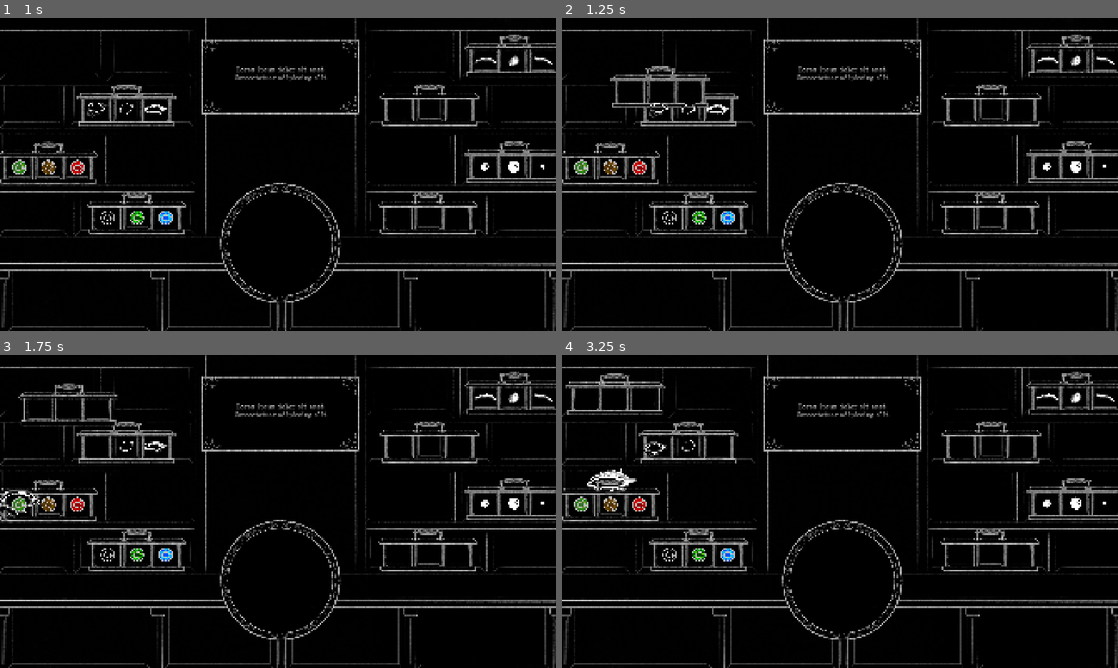
Above: before the commit, frames 1-4 (two rows, left to right).
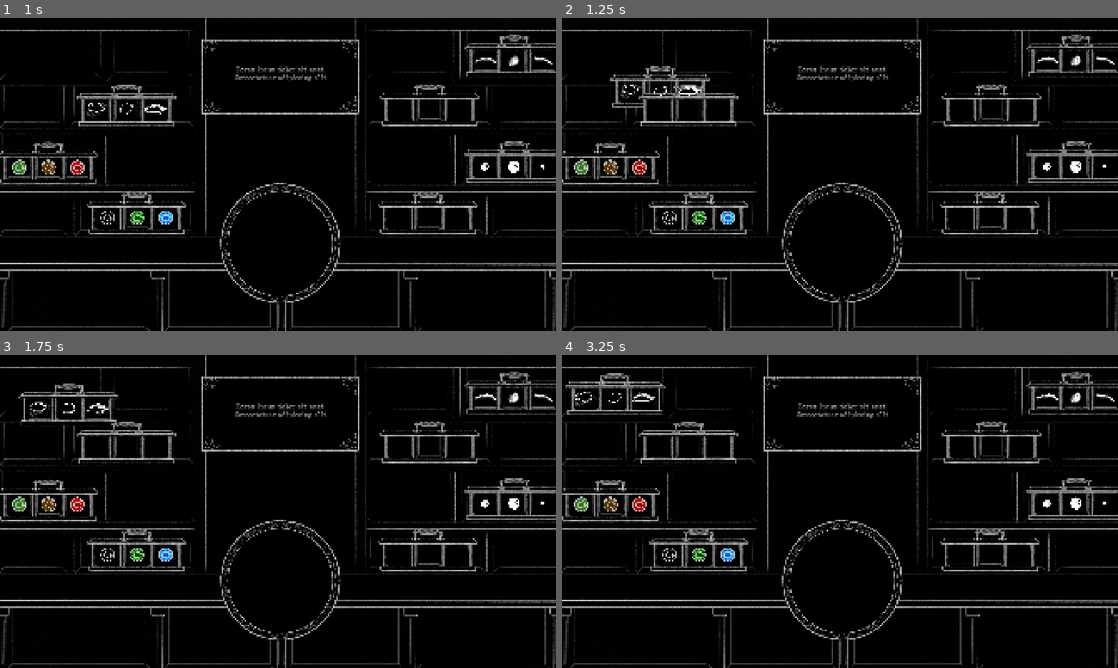
Above: after the commit, the same moments.

Repository: MarkusSecundus/Gamestudies-Experiment
Game: Godot game, scene res://scenes/MainScene.tscn
The game is run twice, just before and just after one commit, with the same random seed, the same clock (stepped at 60 frames per second) and the same inputs. Sound files missing from this copy of the repository are replaced by a short silence.
Inputs (mouse positions are in pixels of both pictures, inside the frame that each line leads up to):
- Up to frame 1 (1 s): drag from (50, 36) to (127, 86) at 0.52 s
- Up to frame 2 (1.25 s): no input
- Up to frame 3 (1.75 s): drag from (100, 445) to (16, 505) at 1.27 s
- Up to frame 4 (3.25 s): move the mouse to (689, 445) at 2.02 s; click (689, 445) at 2.17 s; drag from (717, 445) to (612, 480) at 2.77 s

Frame 1 is identical in both runs. In frame 2, 1.4% of the frame differs, in the area x 9-32%, y 15-35%; in frame 3, 1.3%; in frame 4, 0.7%.

Commit message:
eye creation WIP

Diff:
--- a/prefabs/eye_holder.tscn
+++ b/prefabs/eye_holder.tscn
@@ -1,7 +1,7 @@
 [gd_scene load_steps=6 format=3 uid="uid://dieqi7fura551"]
 
 [ext_resource type="Texture2D" uid="uid://5u4p88silywj" path="res://art/shop/eye_holder/eye_holder_main.png" id="1_vac4u"]
-[ext_resource type="Script" uid="uid://cx74eh3pn5vri" path="res://scripts/EyeHolder.gd" id="1_xfwt3"]
+[ext_resource type="Script" uid="uid://cx74eh3pn5vri" path="res://scripts/EyeCabinet.gd" id="1_xfwt3"]
 [ext_resource type="Texture2D" uid="uid://bjiuj3dlrodj4" path="res://art/shop/eye_holder/eye_holder_handle.png" id="2_xfwt3"]
 [ext_resource type="Script" uid="uid://cuko36hm8usx2" path="res://scripts/test.gd" id="4_xb2x5"]
 
--- a/scenes/MainScene.tscn
+++ b/scenes/MainScene.tscn
@@ -1144,8 +1144,6 @@
 texture = ExtResource("38_oiest")
 region_enabled = true
 region_rect = Rect2(1376.6321, 969.89624, 1085.3711, 1069.0906)
-script = ExtResource("43_2so2y")
-active_distance = 600.0
 
 [node name="Anchors" type="Node2D" parent="EyePiedestal"]
 
--- a/scripts/AbstractGrabbable.gd
+++ b/scripts/AbstractGrabbable.gd
@@ -45,11 +45,16 @@
 	holder.mouse_exited.connect(_on_area_2d_mouse_exited)
 	holder.input_event.connect(_on_area_2d_input_event)
 
+static var _last_frame_when_something_was_grabbed : int = -1
 var move_offset : Vector2 = Vector2.ZERO
 func _on_area_2d_input_event(_viewport: Node, event: InputEvent, _shape_idx: int) -> void:
 	if not can_grab(): return
 	var btn := event as InputEventMouseButton
-	if btn:
+	if btn and btn.pressed and (btn.button_index == MOUSE_BUTTON_LEFT):
+		var current_frame_count := Engine.get_frames_drawn()
+		if _last_frame_when_something_was_grabbed == current_frame_count: return
+		_last_frame_when_something_was_grabbed = current_frame_count
+
 		_is_being_grabbed = true
 		on_drag_start()
 		move_offset = self.global_position - btn.global_position
--- a/scripts/EyeHolder.gd
+++ b/scripts/EyeCabinet.gd
@@ -1,4 +1,4 @@
-class_name EyeHolder
+class_name EyeCabinet
 extends Grabbable
 
 
--- a/scripts/EyePart.gd
+++ b/scripts/EyePart.gd
@@ -25,7 +25,7 @@
 	super._ready()
 	self._original_scale = self.scale
 	await get_tree().process_frame
-	var holder := get_parent() as EyeHolder
+	var holder := get_parent() as EyeCabinet
 	if holder: holder.try_add_eye_part(self)
 
 
@@ -39,8 +39,6 @@
 	var target_t = clampf(distance_to_target_anchor, 0, _piedestal.active_distance) / _piedestal.active_distance
 	var home_t = 1.0 - (clampf(distance_to_home_anchor, 0, _piedestal.active_distance) / _piedestal.active_distance)
 	var t = lerpf(home_t, target_t, distance_to_home_anchor / (distance_to_target_anchor + distance_to_home_anchor))
-	if _is_being_grabbed:
-		print("t: {0}".format([t]))
 	var new_scale := lerp(target_anchor.global_scale, _original_scale, t) as Vector2
 	var distance_from_active_anchor := get_position_difference().length()
 	var distance_from_the_cabinet := (_holder_anchor.global_position - self.get_only_anchor()).length()
@@ -61,8 +59,10 @@
 	var piedestal_anchor := _piedestal.get_anchor(self)
 	if piedestal_anchor.global_position.distance_to(self.global_position) < _piedestal.submit_distance:
 		_piedestal_anchor = piedestal_anchor
+		_piedestal.add_eye_part(self)
 	else:
 		_piedestal_anchor = null
+		_piedestal.remove_eye_part(self)
 
 
 func get_position_difference()->Vector2:
--- a/scripts/EyePiedestal.gd
+++ b/scripts/EyePiedestal.gd
@@ -19,3 +19,17 @@
 func _ready() -> void:
 	if INSTANCE: ErrorUtils.report_error("EyePiedestal already has active instance {0} while new instance {1} is being created!".format([INSTANCE, self]))
 	INSTANCE = self
+
+var _chosen_eye_parts : Dictionary[EyePart.PartType, EyePart] = {EyePart.PartType.EyeShape: null, EyePart.PartType.Eyebrow: null, EyePart.PartType.Iris: null, EyePart.PartType.Pupil: null}
+
+func add_eye_part(part: EyePart)->void:
+	var previous := _chosen_eye_parts[part.type]
+	if previous:
+		previous._piedestal_anchor = null
+	_chosen_eye_parts[part.type] = part
+
+func remove_eye_part(part: EyePart)->void:
+	if _chosen_eye_parts[part.type] == part:
+		_chosen_eye_parts[part.type] = null
+	else:
+		ErrorUtils.report_error("This should not happen - Removing eye part {0} that is not selected ({1} is)".format([part.name, _chosen_eye_parts[part.type]]))
Renamed: scripts/EyeHolder.gd.uid -> scripts/EyeCabinet.gd.uid
